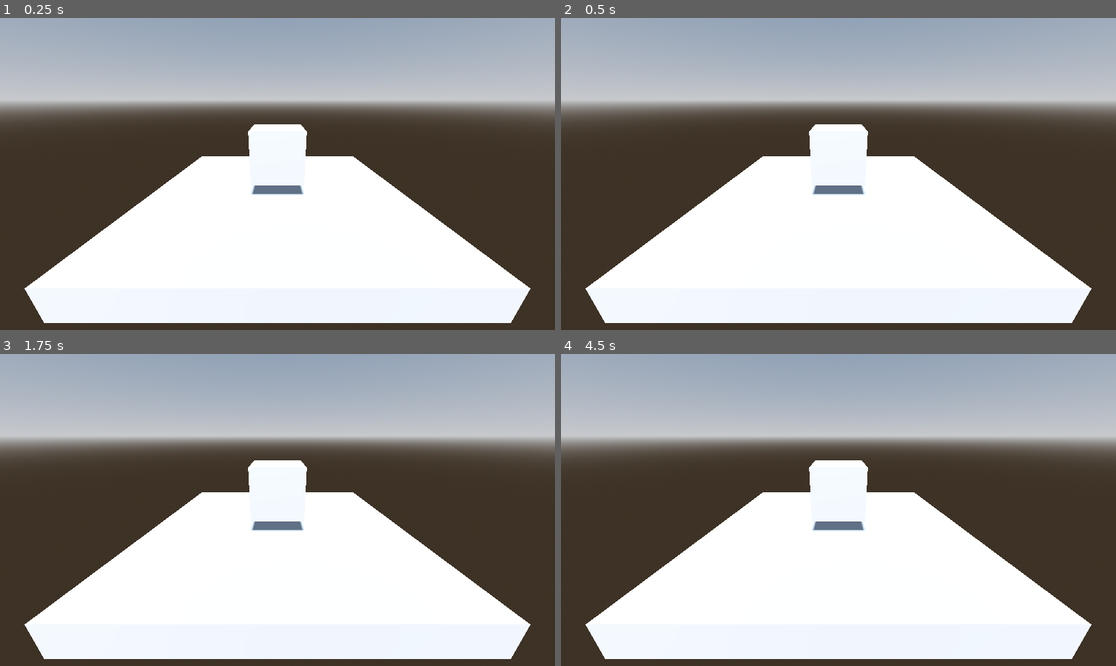
Above: before the commit, frames 1-4 (two rows, left to right).
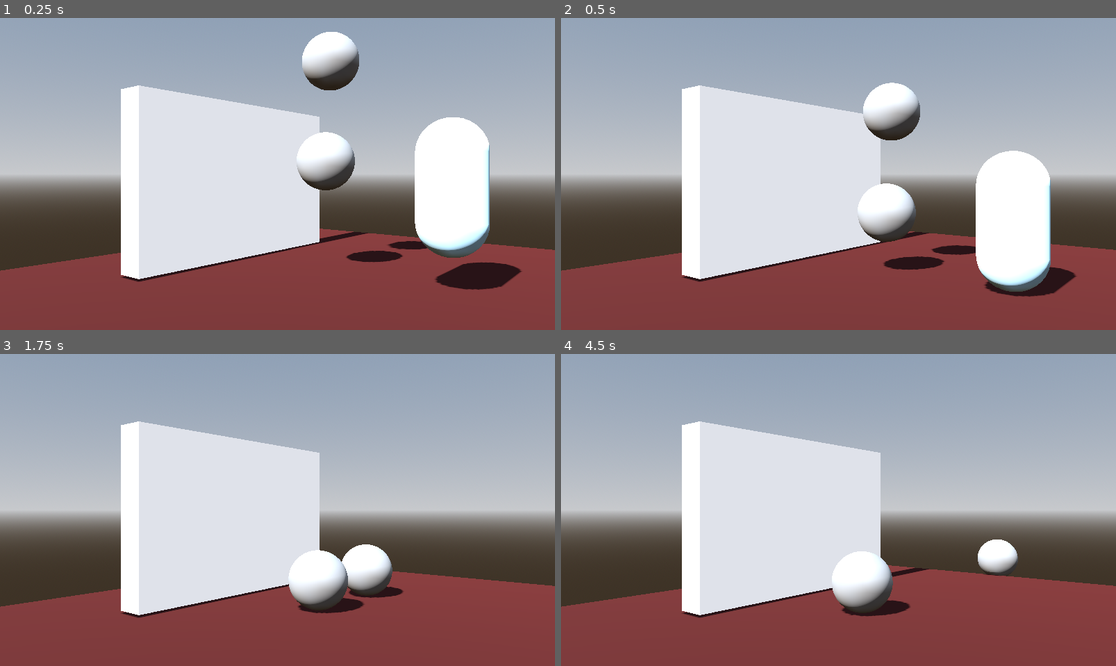
Above: after the commit, the same moments.

Repository: marcusluccas/Godot-4.2---3D-Platformer
Game: Godot game, scene res://world.tscn
The game is run twice, just before and just after one commit, with the same random seed, the same clock (stepped at 60 frames per second) and the same inputs.
Inputs:
- Up to frame 1 (0.25 s): no input
- Up to frame 2 (0.5 s): no input
- Up to frame 3 (1.75 s): tap Enter (ui_accept) at 0.5, 0.6, 0.77, 1.07, 1.35, 1.52 s; hold Right (ui_right) 0.53-1.28 s; hold Down (ui_down) from 1.28 s (still down)
- Up to frame 4 (4.5 s): tap Enter (ui_accept) at 1.82, 2.1, 2.85, 3.02, 3.32, 3.6, 3.77, 4.07, 4.35 s; release Down (ui_down) at 2.03 s; hold Right (ui_right) 2.03-2.78 s; hold Up (ui_up) 2.78-3.53 s; hold Left (ui_left) from 3.53 s (still down)

The runs differ from the first frame. In frame 1, 72% of the frame differs, in the area x 0-100%, y 4-100%; in frame 2, 68%; in frame 3, 69%; in frame 4, 69%.

Commit message:
Corpo básicos adicionados.

Diff:
--- /dev/null
+++ b/scripts/player.gd
@@ -0,0 +1,31 @@
+extends CharacterBody3D
+
+
+const SPEED = 5.0
+const JUMP_VELOCITY = 4.5
+
+# Get the gravity from the project settings to be synced with RigidBody nodes.
+var gravity = ProjectSettings.get_setting("physics/3d/default_gravity")
+
+
+func _physics_process(delta):
+	# Add the gravity.
+	if not is_on_floor():
+		velocity.y -= gravity * delta
+
+	# Handle jump.
+	if Input.is_action_just_pressed("ui_accept") and is_on_floor():
+		velocity.y = JUMP_VELOCITY
+
+	# Get the input direction and handle the movement/deceleration.
+	# As good practice, you should replace UI actions with custom gameplay actions.
+	var input_dir = Input.get_vector("ui_left", "ui_right", "ui_up", "ui_down")
+	var direction = (transform.basis * Vector3(input_dir.x, 0, input_dir.y)).normalized()
+	if direction:
+		velocity.x = direction.x * SPEED
+		velocity.z = direction.z * SPEED
+	else:
+		velocity.x = move_toward(velocity.x, 0, SPEED)
+		velocity.z = move_toward(velocity.z, 0, SPEED)
+
+	move_and_slide()
--- a/world-environment.tres
+++ b/world-environment.tres
@@ -14,7 +14,7 @@
 ssr_enabled = true
 ssao_enabled = true
 ssil_enabled = true
-sdfgi_read_sky_light = false
+sdfgi_enabled = true
 glow_normalized = true
 glow_intensity = 0.2
 glow_strength = 1.42
--- a/world.tscn
+++ b/world.tscn
@@ -1,25 +1,51 @@
-[gd_scene load_steps=4 format=3 uid="uid://xab2xuiug5lt"]
+[gd_scene load_steps=15 format=3 uid="uid://xab2xuiug5lt"]
 
 [ext_resource type="Environment" uid="uid://cxcacj4dcrjo0" path="res://world-environment.tres" id="1_uitkk"]
+[ext_resource type="Script" path="res://scripts/player.gd" id="2_2q12q"]
 
-[sub_resource type="BoxMesh" id="BoxMesh_kphrk"]
+[sub_resource type="StandardMaterial3D" id="StandardMaterial3D_12my7"]
+albedo_color = Color(0.254902, 0.0392157, 0, 1)
 
-[sub_resource type="BoxMesh" id="BoxMesh_lx8tc"]
-size = Vector3(5, 0.5, 5)
+[sub_resource type="PlaneMesh" id="PlaneMesh_mg3kk"]
+material = SubResource("StandardMaterial3D_12my7")
+size = Vector2(10, 10)
+
+[sub_resource type="ConcavePolygonShape3D" id="ConcavePolygonShape3D_bomwe"]
+data = PackedVector3Array(5, 0, 5, -5, 0, 5, 5, 0, -5, -5, 0, 5, -5, 0, -5, 5, 0, -5)
+
+[sub_resource type="StandardMaterial3D" id="StandardMaterial3D_dmmvs"]
+albedo_color = Color(0.752941, 0.913725, 1, 1)
+
+[sub_resource type="CapsuleMesh" id="CapsuleMesh_frx62"]
+material = SubResource("StandardMaterial3D_dmmvs")
+
+[sub_resource type="CapsuleShape3D" id="CapsuleShape3D_xcp36"]
+
+[sub_resource type="StandardMaterial3D" id="StandardMaterial3D_2bk48"]
+albedo_color = Color(0.733333, 0.819608, 1, 1)
+emission_enabled = true
+emission = Color(0.658824, 0.658824, 0.658824, 1)
+emission_energy_multiplier = 1.09
+
+[sub_resource type="BoxMesh" id="BoxMesh_t3mvr"]
+material = SubResource("StandardMaterial3D_2bk48")
+size = Vector3(0.5, 3, 5)
+
+[sub_resource type="BoxShape3D" id="BoxShape3D_gds6b"]
+size = Vector3(0.5, 3, 5)
+
+[sub_resource type="SphereMesh" id="SphereMesh_ng608"]
+
+[sub_resource type="SphereShape3D" id="SphereShape3D_1l3pt"]
+
+[sub_resource type="SphereShape3D" id="SphereShape3D_g57c2"]
 
 [node name="World" type="Node3D"]
 
-[node name="box" type="MeshInstance3D" parent="."]
-transform = Transform3D(1, 0, 0, 0, 1, 0, 0, 0, 1, 0, 1, 0)
-mesh = SubResource("BoxMesh_kphrk")
-skeleton = NodePath("../ground")
-
-[node name="ground" type="MeshInstance3D" parent="."]
-mesh = SubResource("BoxMesh_lx8tc")
-
 [node name="Camera3D" type="Camera3D" parent="."]
-transform = Transform3D(1, 0, 0, 0, 0.939693, 0.34202, 0, -0.34202, 0.939693, 0, 2, 4)
+transform = Transform3D(0.774944, 0, 0.632029, 0, 1, 0, -0.632029, 0, 0.774944, 3.685, 1.669, 6.607)
 current = true
+fov = 37.8
 
 [node name="WorldEnvironment" type="WorldEnvironment" parent="."]
 environment = ExtResource("1_uitkk")
@@ -27,3 +53,55 @@
 [node name="DirectionalLight3D" type="DirectionalLight3D" parent="."]
 transform = Transform3D(1, 0, 0, 0, 0.707107, 0.707107, 0, -0.707107, 0.707107, 0.575222, 3.73823, 3.13607)
 shadow_enabled = true
+
+[node name="floor" type="MeshInstance3D" parent="."]
+mesh = SubResource("PlaneMesh_mg3kk")
+
+[node name="StaticBody3D" type="StaticBody3D" parent="floor"]
+
+[node name="CollisionShape3D" type="CollisionShape3D" parent="floor/StaticBody3D"]
+shape = SubResource("ConcavePolygonShape3D_bomwe")
+
+[node name="player" type="CharacterBody3D" parent="."]
+transform = Transform3D(1, 0, 0, 0, 1, 0, 0, 0, 1, 1.5, 1.80526, 0)
+script = ExtResource("2_2q12q")
+
+[node name="mesh_player" type="MeshInstance3D" parent="player"]
+mesh = SubResource("CapsuleMesh_frx62")
+skeleton = NodePath("../..")
+
+[node name="CollisionShape3D" type="CollisionShape3D" parent="player"]
+shape = SubResource("CapsuleShape3D_xcp36")
+
+[node name="wall2" type="StaticBody3D" parent="."]
+transform = Transform3D(1, 0, 0, 0, 1, 0, 0, 0, 1, -2.68621, 0, 0)
+metadata/_edit_group_ = true
+
+[node name="wall" type="MeshInstance3D" parent="wall2"]
+transform = Transform3D(1, 0, 0, 0, 1, 0, 0, 0, 1, 0, 1.54, 0)
+mesh = SubResource("BoxMesh_t3mvr")
+skeleton = NodePath("../..")
+
+[node name="collision" type="CollisionShape3D" parent="wall2"]
+transform = Transform3D(1, 0, 0, 0, 1, 0, 0, 0, 1, 0, 1.54, 0)
+shape = SubResource("BoxShape3D_gds6b")
+
+[node name="RigidBody3D" type="RigidBody3D" parent="."]
+transform = Transform3D(1, 0, 0, 0, 1, 0, 0, 0, 1, -0.636356, 2.17165, 0)
+metadata/_edit_group_ = true
+
+[node name="MeshInstance3D" type="MeshInstance3D" parent="RigidBody3D"]
+mesh = SubResource("SphereMesh_ng608")
+
+[node name="collision" type="CollisionShape3D" parent="RigidBody3D"]
+shape = SubResource("SphereShape3D_1l3pt")
+
+[node name="RigidBody3D2" type="RigidBody3D" parent="."]
+transform = Transform3D(1, 0, 0, 0, 1, 0, 0, 0, 1, -0.636356, 3.92069, -0.158258)
+metadata/_edit_group_ = true
+
+[node name="MeshInstance3D" type="MeshInstance3D" parent="RigidBody3D2"]
+mesh = SubResource("SphereMesh_ng608")
+
+[node name="collision" type="CollisionShape3D" parent="RigidBody3D2"]
+shape = SubResource("SphereShape3D_g57c2")
